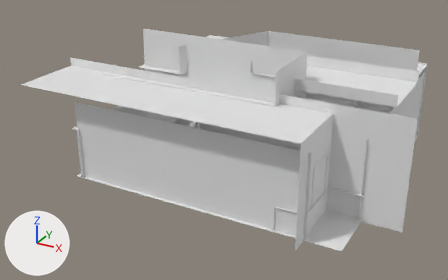
Two versions of the glTF model assets/hall.gltf, one commit apart.
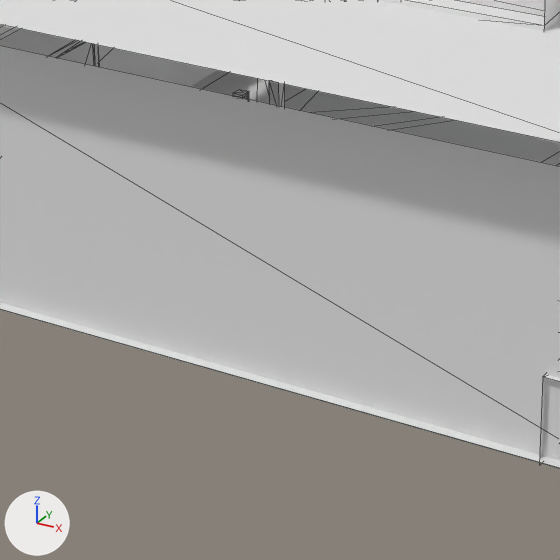
Each version appears first whole from a 50 mm lens placed at (14.85, -28.75, 14.88), pointed at (-0.08, -1.61, 1.31), and next in a close-up on the part from 26% to 62% of the width and 35% to 93% of the height. Arrows for +X, +Y and +Z are at lower left; the lights stay in place. The close-ups show mesh edges as thin lines. Where no turn or scale is listed for an object, it has been applied to the vertices.

Names of what the first close-up shows: 'hall', 'teleport'.
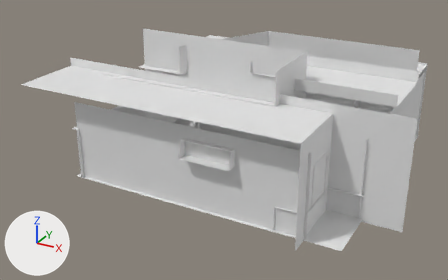
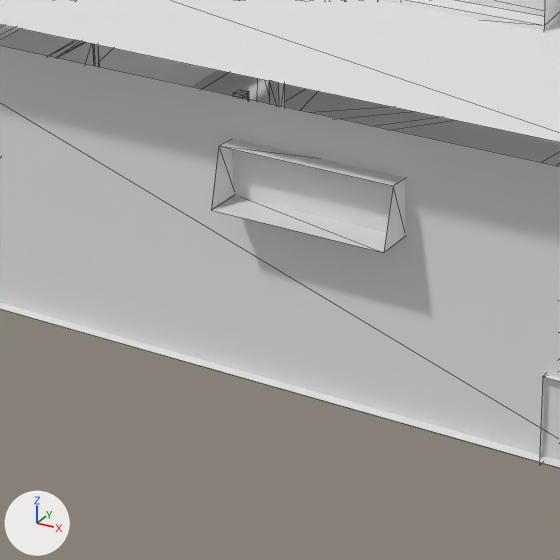
Where the change shows, as pixel boxes (x1, y1, x2, y2) in the close-ups (560 x 560 px):
'newsticker', added: after (211, 139, 405, 252)

What changed in the scene script:
```text
Add me_cube:
    me_cube.from_pydata([(-1.31, -0.17, 0.27), (-1.31, 0.46, -0.41), (-1.31, -0.11, -0.6), (-1.31, 0.46, 0.46), (1.25, 0.44, 0.41), (1.25, 0.46, -0.36), (1.25, 0.44, -0.36), (1.25, 0.46, 0.41), (1.29, 0.46, -0.41), (1.29, -0.17, 0.27), (1.29, -0.11, -0.6), (1.29, 0.46, 0.46), (-1.26, 0.46, -0.36), (-1.26, 0.46, 0.41), (-1.26, 0.44, 0.41), (-1.26, 0.44, -0.36)], [], [(0, 1, 2), (0, 3, 1), (4, 5, 6), (4, 7, 5), (8, 9, 10), (11, 9, 8), (1, 10, 2), (1, 8, 10), (11, 0, 9), (11, 3, 0), (3, 12, 1), (3, 13, 12), (12, 8, 1), (12, 5, 8), (3, 7, 13), (3, 11, 7), (5, 11, 8), (7, 11, 5), (14, 6, 15), (14, 4, 6), (15, 5, 12), (15, 6, 5), (4, 13, 7), (4, 14, 13), (13, 15, 12), (13, 14, 15)])
Add ob_newsticker:
    ob_newsticker = bpy.data.objects.new('newsticker', me_cube)
    ob_newsticker.location = (1.96, -6.96, 3.22)
    ob_newsticker.rotation_euler = (-0.349, 0.0, 0.0)  # degrees (-20, 0, 0)
```
